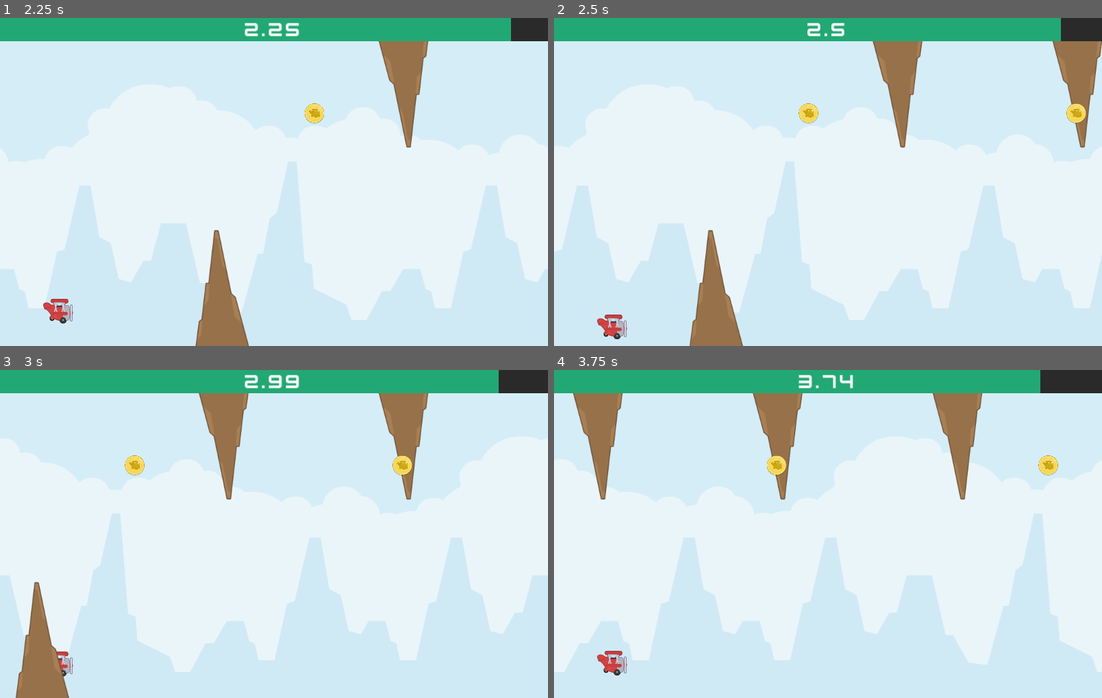
Above: before the commit, frames 1-4 (two rows, left to right).
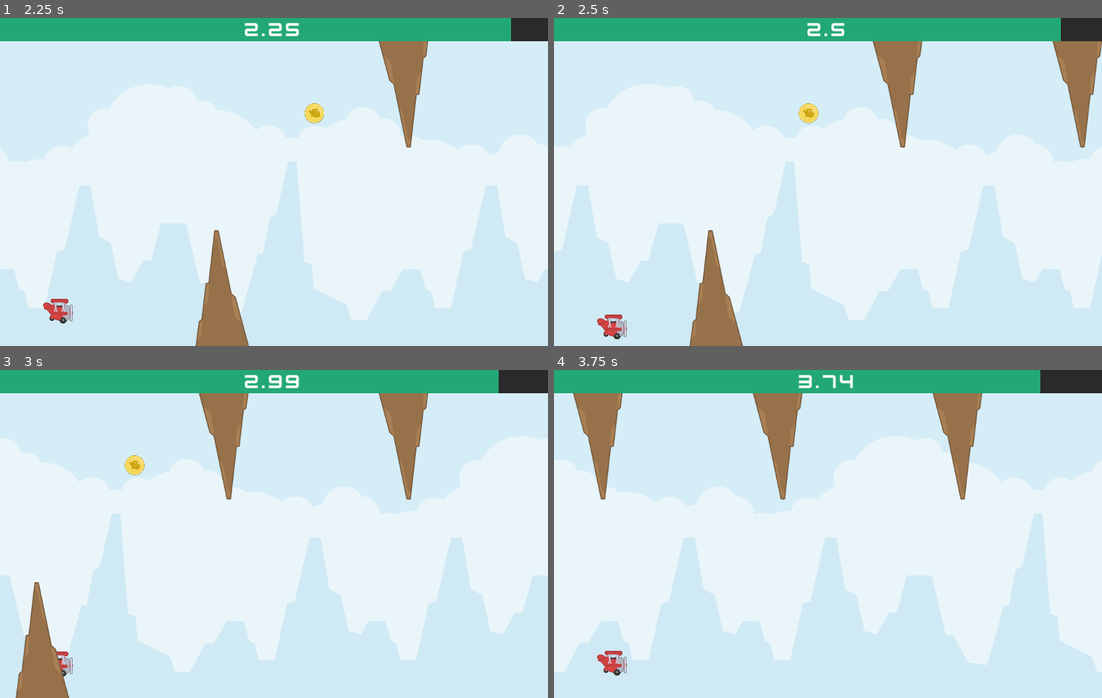
Above: after the commit, the same moments.

Repository: Abdulkader-Safi/tappy_plane_hypercausal_game
Game: Godot game, scene res://Scenes/Main.tscn
Two runs of this game, one before a commit and one after it. Both use one fixed random seed, a clock stepped at 60 frames per second and the inputs below.
Inputs (mouse positions are in pixels of both pictures, inside the frame that each line leads up to):
- Up to frame 1 (2.25 s): move the mouse to (394, 165) at 0.52 s; click (394, 165) at 0.6 s; move the mouse to (164, 198) at 1.27 s; click (164, 198) at 1.35 s; move the mouse to (328, 109) at 2.02 s; click (328, 109) at 2.1 s
- Up to frame 2 (2.5 s): no input
- Up to frame 3 (3 s): move the mouse to (246, 599) at 2.77 s; click (246, 599) at 2.85 s
- Up to frame 4 (3.75 s): move the mouse to (992, 583) at 3.52 s; click (992, 583) at 3.6 s

Frame 1 is identical in both runs. In frame 2, 0.2% of the frame differs, in the area x 93-98%, y 26-33%; in frame 3, 0.2%; in frame 4, 0.3%, in the area x 38-92%, y 26-33%.

Commit message:
Implement obstacle position tracking to prevent coin spawning in overlapping areas

Diff:
--- a/Scripts/main.gd
+++ b/Scripts/main.gd
@@ -6,6 +6,7 @@
 var dynamic_object_speed: int = 700
 var health_decrease: int = 3
 var spawned_object_position_x: int = 1700
+var last_obstacle_position: String
 var health: float = 100
 var score: float = 0.0
 
@@ -32,13 +33,22 @@
 
 	if random == 0:
 		obstacle_instance.position.y = 200
+		last_obstacle_position = "up"
 
 	if random == 1:
 		obstacle_instance.position.y = 800
 		obstacle_instance.rotation_degrees = 180
+		last_obstacle_position = "down"
 
 func _on_coin_timer_timeout():
 	var random_position: int = randi() % 3
+
+	if random_position == 0 and last_obstacle_position == "up":
+		return
+
+	if random_position == 2 and last_obstacle_position == "down":
+		return
+
 	var coin_instance: Area2D = coin.instantiate()
 	$Coins.add_child(coin_instance)
 	coin_instance.position.y = 280 + random_position * 200
